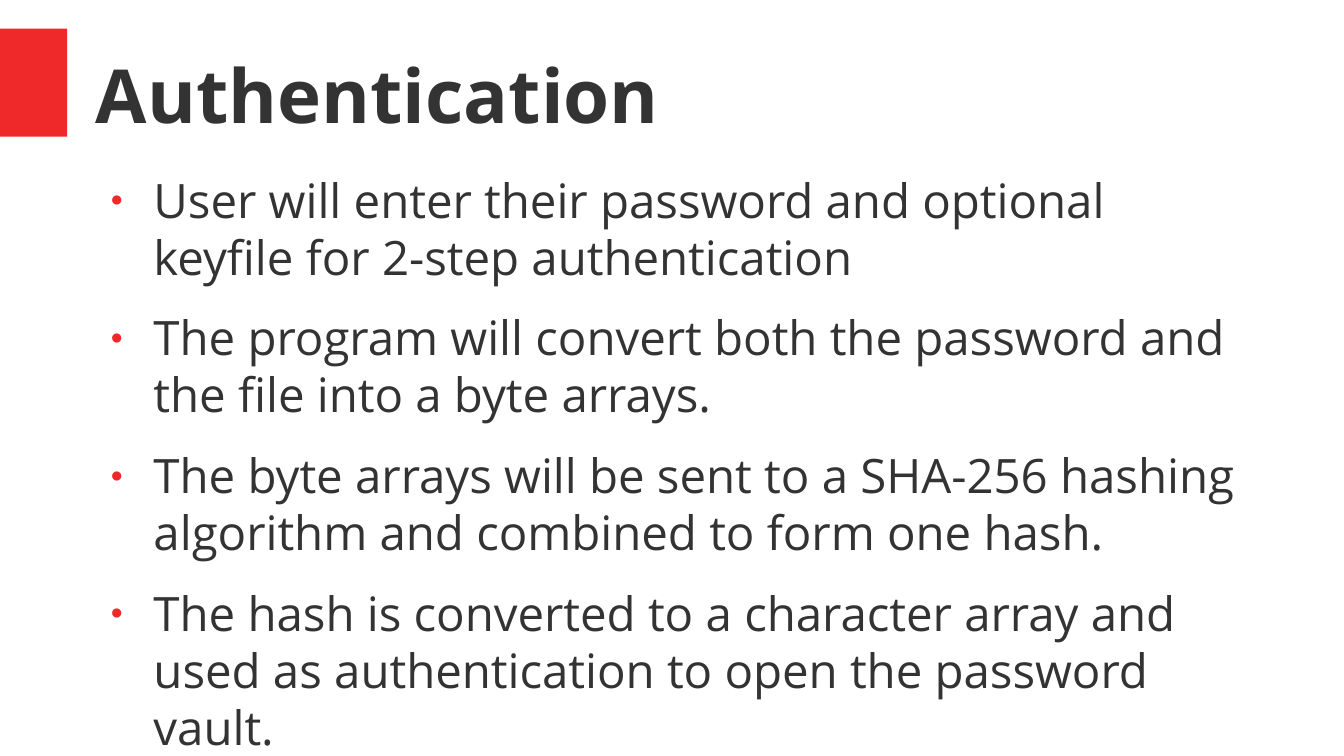
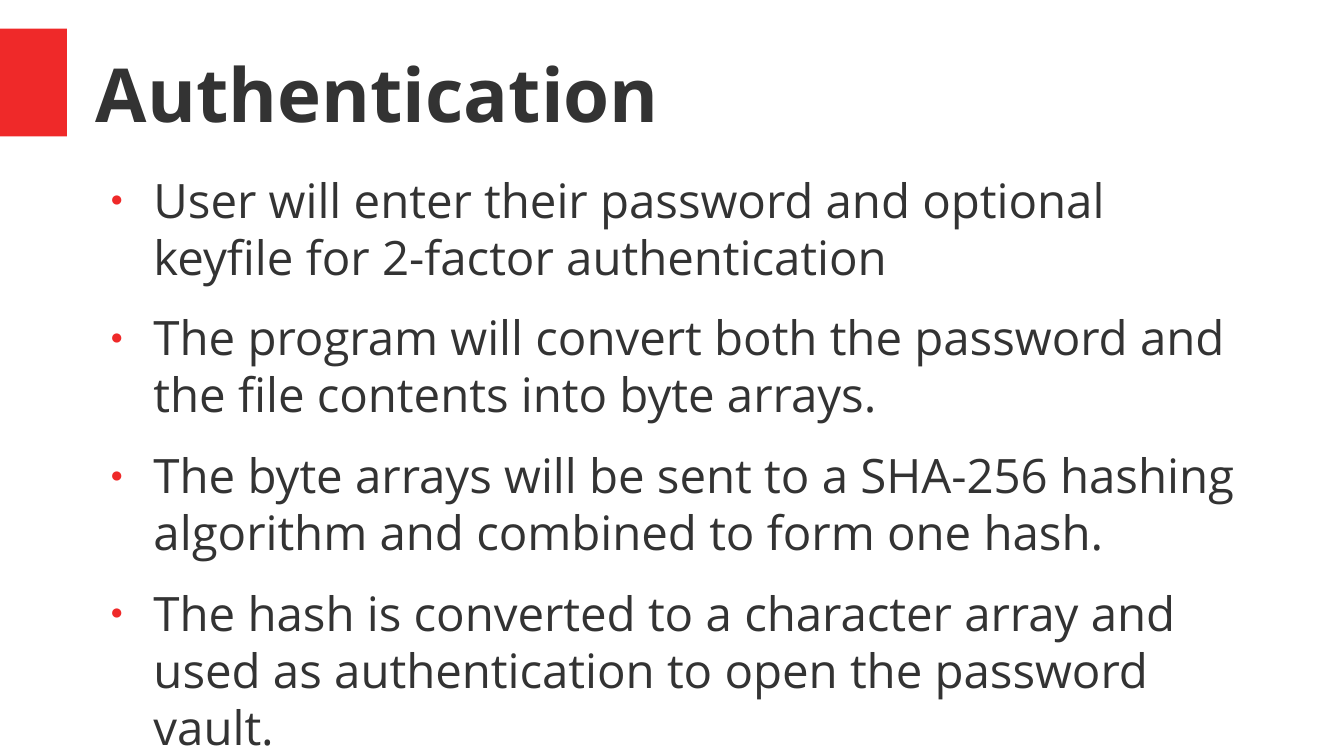
Before and after one commit to C5T2B7U/Project1, a slide deck: slide 6 of Cybersecurity_presentation.pptx. Drawn at 1344x756 pixels with LibreOffice and Linux fonts; fonts in the diff are those of the drawing. Boxes give left, top, right and bottom in pixels: in the first picture for what was removed or moved away, otherwise in the second. Text is boxed around its words. In the diff, an @@ line names an element or a change of style, - is before the commit and + after.

```diff
--- a/Cybersecurity_presentation.pptx
+++ b/Cybersecurity_presentation.pptx
@@ text at (x1=153, y1=182, x2=1224, y2=424): text changed @@
-● User will enter their password and optional keyfile for 2-step authentication
-● The program will convert both the password and the file into a byte arrays.
+● User will enter their password and optional keyfile for 2-factor authentication
+● The program will convert both the password and the file contents into byte arrays.
```
Also in this commit, not shown: 3 other slides changed.
